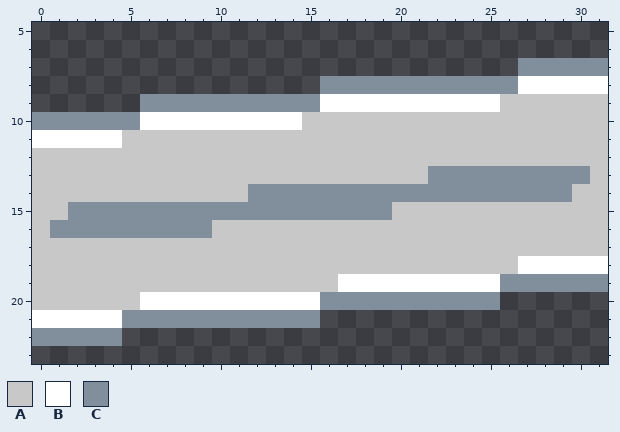
Pixel-art sprite -- Assets/Sprites/Skill Minigames/Repair/3.png. Above, as it was before the edit.
The file is 32x32 pixels. Shown: x 0..31, y 5..23.
Palette (. is transparent): A #c8c8c8  B #ffffff  C #818f9c
Pixels before, first column x 0:
 7 ...........................CCCCC
 8 ................CCCCCCCCCCCBBBBB
 9 ......CCCCCCCCCCBBBBBBBBBBAAAAAA
10 CCCCCCBBBBBBBBBAAAAAAAAAAAAAAAAA
11 BBBBBAAAAAAAAAAAAAAAAAAAAAAAAAAA
12 AAAAAAAAAAAAAAAAAAAAAAAAAAAAAAAA
13 AAAAAAAAAAAAAAAAAAAAAACCCCCCCCCA
14 AAAAAAAAAAAACCCCCCCCCCCCCCCCCCAA
15 AACCCCCCCCCCCCCCCCCCAAAAAAAAAAAA
16 ACCCCCCCCCAAAAAAAAAAAAAAAAAAAAAA
17 AAAAAAAAAAAAAAAAAAAAAAAAAAAAAAAA
18 AAAAAAAAAAAAAAAAAAAAAAAAAAABBBBB
19 AAAAAAAAAAAAAAAAABBBBBBBBBCCCCCC
20 AAAAAABBBBBBBBBBCCCCCCCCCC......
21 BBBBBCCCCCCCCCCC................
22 CCCCC...........................
New version:
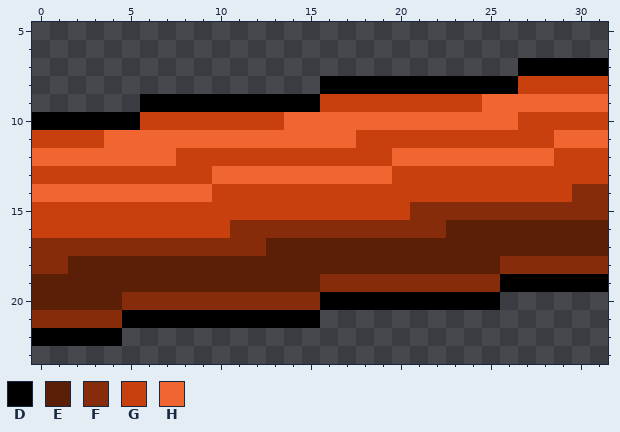
Colours new in this view: D #000000  E #5b1e06  F #872c0a  G #c8400e  H #f16530
Change:
Changed rows in their new state; - is an unchanged pixel.
first column x 0:
 7 ---------------------------DDDDD
 8 ----------------DDDDDDDDDDDGGGGG
 9 ------DDDDDDDDDDGGGGGGGGGHHHHHHH
10 DDDDDDGGGGGGGGHHHHHHHHHHHHHGGGGG
11 GGGGHHHHHHHHHHHHHHGGGGGGGGGGGHHH
12 HHHHHHHHGGGGGGGGGGGGHHHHHHHHHGGG
13 GGGGGGGGGGHHHHHHHHHHGGGGGGGGGGGG
14 HHHHHHHHHHGGGGGGGGGGGGGGGGGGGGFF
15 GGGGGGGGGGGGGGGGGGGGGFFFFFFFFFFF
16 GGGGGGGGGGGFFFFFFFFFFFFEEEEEEEEE
17 FFFFFFFFFFFFFEEEEEEEEEEEEEEEEEEE
18 FFEEEEEEEEEEEEEEEEEEEEEEEEFFFFFF
19 EEEEEEEEEEEEEEEEFFFFFFFFFFDDDDDD
20 EEEEEFFFFFFFFFFFDDDDDDDDDD------
21 FFFFFDDDDDDDDDDD----------------
22 DDDDD---------------------------
Where, in picture pixels (left, top, right, bottom), the same in both pictures:
changed: (32, 58, 608, 346)
